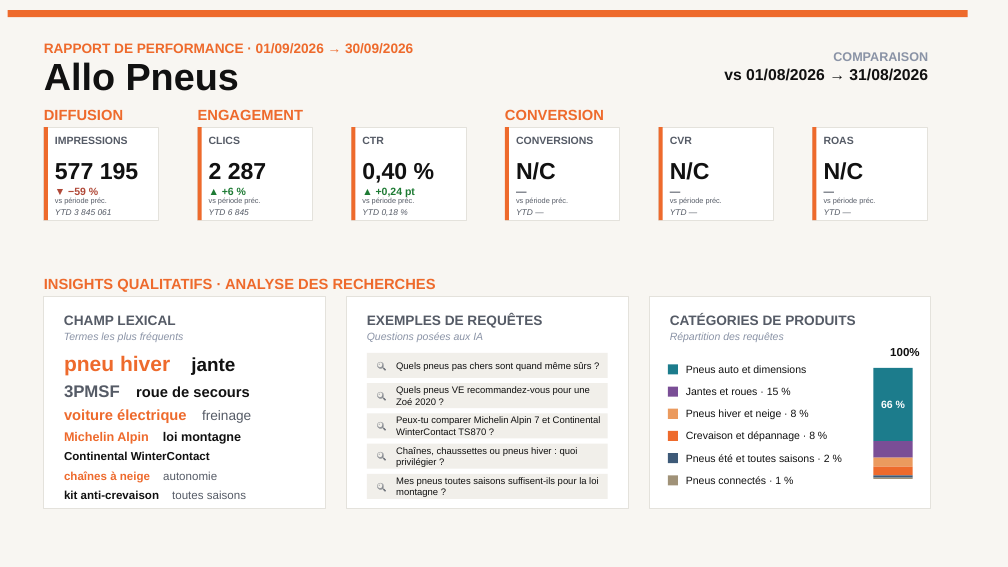
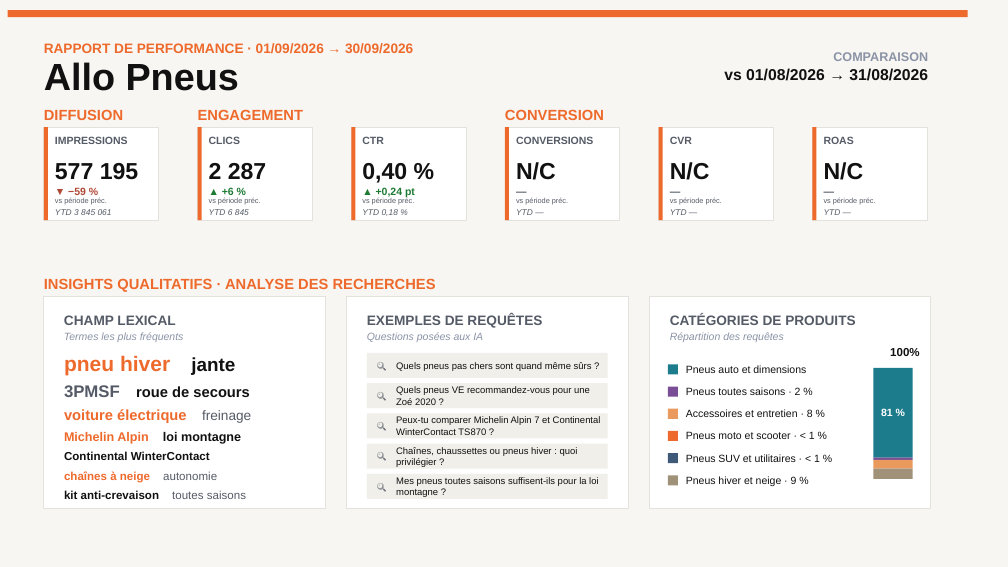
Before and after one commit to stephanemonmarson-creator/Lemrock, a slide deck: slide 3 of rapports/septembre/121026_Customer Success_Septembre 26.pptx. Drawn at 1008x567 pixels with LibreOffice and Linux fonts; fonts in the diff are those of the drawing. Boxes give left, top, right and bottom in pixels: in the first picture for what was removed or moved away, otherwise in the second. Text is boxed around its words. In the diff, an @@ line names an element or a change of style, - is before the commit and + after.

```diff
--- a/rapports/septembre/121026_Customer Success_Septembre 26.pptx
+++ b/rapports/septembre/121026_Customer Success_Septembre 26.pptx
@@ text at [686,387,801,395]: text changed @@
-Jantes et roues · 15 %
+Pneus toutes saisons · 2 %
@@ rectangle: place and size @@
-rectangle at [873,368,913,442]
+rectangle at [873,368,913,458]
@@ text at [686,409,813,417]: text changed @@
-Pneus hiver et neige · 8 %
+Accessoires et entretien · 8 %
@@ text at [881,408,893,416]: text changed @@
-66 %
+81 %
@@ text at [686,431,815,439]: text changed @@
-Crevaison et dépannage · 8 %
+Pneus moto et scooter · < 1 %
@@ text at [686,454,820,462]: text changed @@
-Pneus été et toutes saisons · 2 %
+Pneus SUV et utilitaires · < 1 %
@@ text at [686,476,797,486]: text changed @@
-Pneus connectés · 1 %
+Pneus hiver et neige · 9 %
@@ rectangle: place and size @@
-rectangle at [873,476,913,478]
+rectangle at [873,469,913,469]
@@ rectangle: place and size @@
-rectangle at [873,478,913,479]
+rectangle at [873,469,913,479]
@@ rectangle: place and size @@
-rectangle at [873,441,913,457]
+rectangle at [873,457,913,460]
@@ rectangle removed at [873,467,913,476] @@
```
Also in this commit, not shown: 27 other slides changed, 26 other files.
